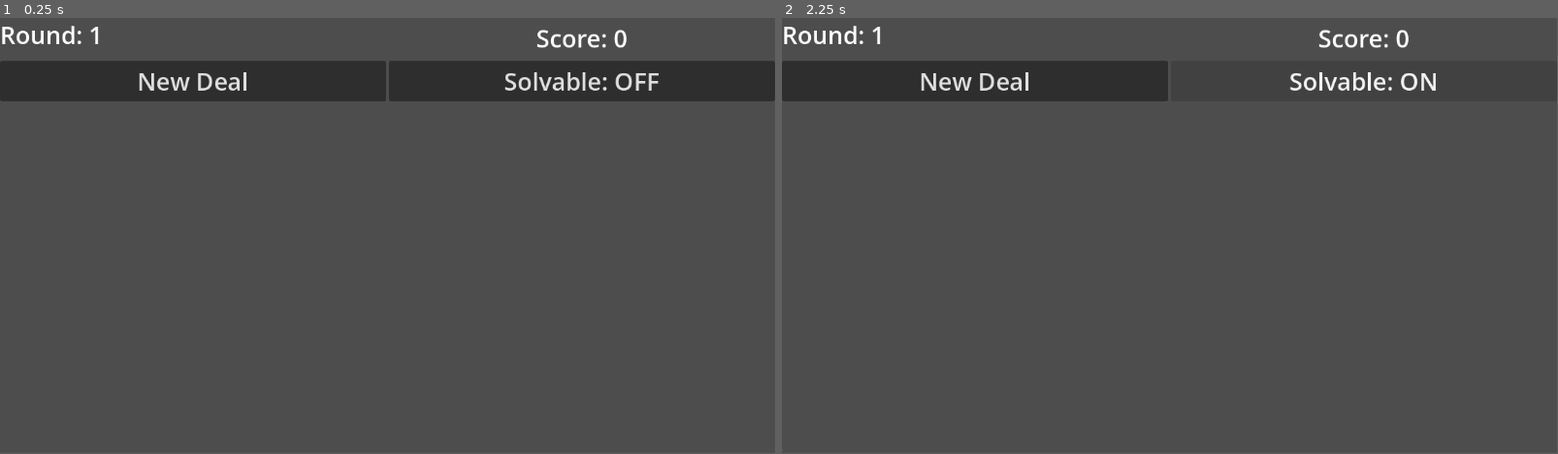
Above: before the commit, frames 1-2 (left to right).
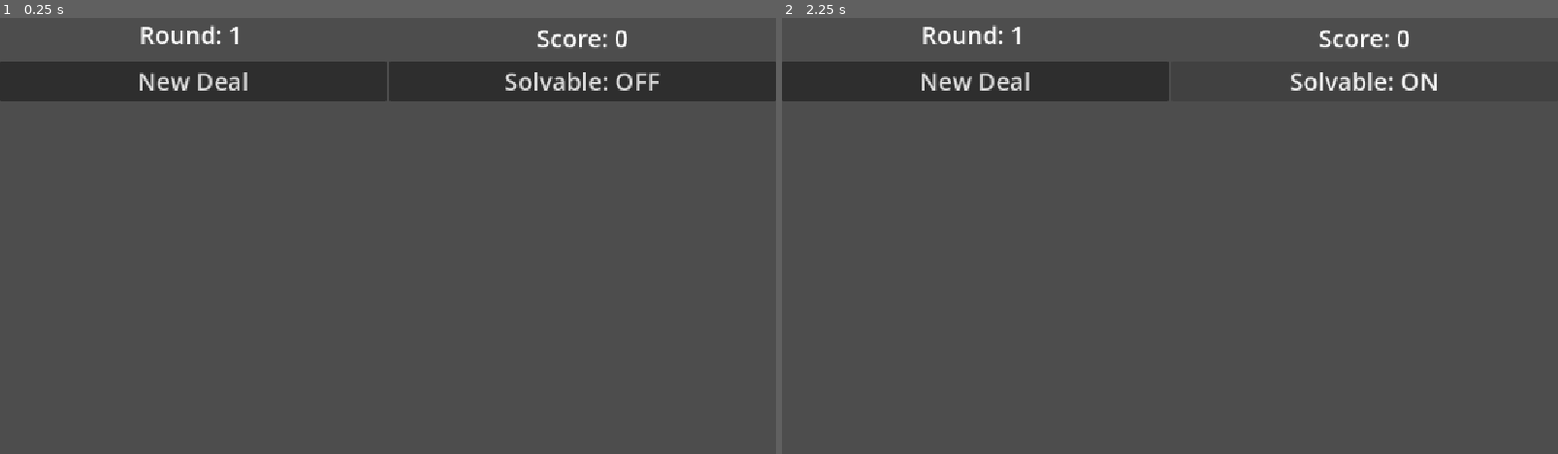
Above: after the commit, the same moments.

Repository: sky-q-xu/card-24
Game: Godot game, scene res://scenes/hud.tscn
The game is run twice, just before and just after one commit, with the same random seed, the same clock (stepped at 60 frames per second) and the same inputs. This scene is started directly instead of the project's main scene.
Inputs:
- Up to frame 1 (0.25 s): no input
- Up to frame 2 (2.25 s): click "New Deal" at 0.5 s; click "New Deal" at 1.25 s; click "Solvable: OFF" at 2 s
In our replay, the window is 799x449 before the commit and 800x450 after it. These sizes can differ from the game's own. Grey fills any space a smaller window leaves; there, only what the larger window draws over its background counts as a difference.

The runs differ from the first frame. In frame 1, 1.1% of the frame differs, in the area x 0-100%, y 1-20%; in frame 2, 1.0%.

Commit message:
Fix fullscreen scaling, main scene ref, and user HUD/card edits
- Add stretch mode (canvas_items + expand) so game fills the window
- Fix run/main_scene pointing to deleted cards.tscn -> main.tscn
- User-adjusted card colors (8 -> dark blue, Q -> dark teal)
- User-adjusted HUD Round label spacing and layout tweaks

Co-Authored-By: Claude Sonnet 4.6 <noreply@anthropic.com>

Diff:
--- a/project.godot
+++ b/project.godot
@@ -15,8 +15,15 @@
 [application]
 
 config/name="Card-24"
-run/main_scene="uid://biwkfcpjw0qfl"
+run/main_scene="res://scenes/main.tscn"
 config/features=PackedStringArray("4.6")
+
+[display]
+
+window/size/viewport_width=1152
+window/size/viewport_height=648
+window/stretch/mode="canvas_items"
+window/stretch/aspect="expand"
 
 [autoload]
 
--- a/scenes/hud.tscn
+++ b/scenes/hud.tscn
@@ -13,11 +13,11 @@
 columns = 2
 
 [node name="RoundLabel" type="Label" parent="GridContainer" unique_id=2090576829]
+custom_minimum_size = Vector2(200, 60)
 layout_mode = 2
 size_flags_horizontal = 3
-custom_minimum_size = Vector2(200, 60)
 theme_override_font_sizes/font_size = 36
-text = "Round: 1"
+text = "                       Round: 1"
 
 [node name="ScoreLabel" type="Label" parent="GridContainer" unique_id=1836739568]
 layout_mode = 2
--- a/scripts/card.gd
+++ b/scripts/card.gd
@@ -28,11 +28,11 @@
 		5:  return Color(0.75, 0.5, 1.0)   # 5  — purple
 		6:  return Color(0.3, 0.8,  0.8)   # 6  — teal
 		7:  return Color(1.0, 0.6,  0.8)   # 7  — pink
-		8:  return Color(0.4, 0.5,  0.9)   # 8  — indigo
+		8:  return Color(0.15, 0.2,0.53)   # 8  — dark blue
 		9:  return Color(1.0, 0.65, 0.3)   # 9  — orange
 		10: return Color(0.6, 0.9,  0.4)   # 10 — lime
 		11: return Color(1.0, 0.4,  0.8)   # J  — magenta
-		12: return Color(0.3, 0.9,  0.9)   # Q  — cyan
+		12: return Color(0.125,0.55,0.55)   # Q  — dark teal
 		13: return Color(0.9, 0.3,  0.3)   # K  — red
 		24: return Color(1.0, 0.9,  0.0)   # 24 — bright gold
 		_:  return Color(0.85, 0.85, 0.85) # merged result — light grey
--- a/scripts/hud.gd
+++ b/scripts/hud.gd
@@ -9,7 +9,7 @@
 	GameManager.game_won.connect(_on_game_won)
 
 func _on_round_started(_cards: Array) -> void:
-	round_label.text = "Round: %d" % GameManager.round
+	round_label.text = "                       Round: %d" % GameManager.round
 	score_label.text = "Score: %d" % GameManager.score
 
 func _on_game_won() -> void:
Not shown: 1 places in scenes/hud.tscn that only renumber resources
